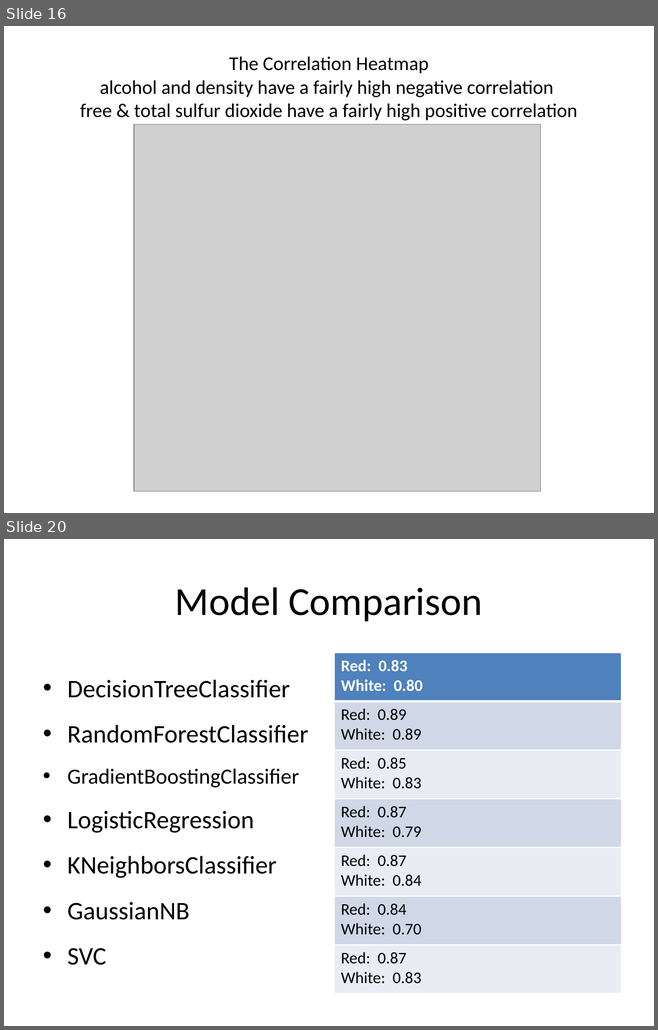
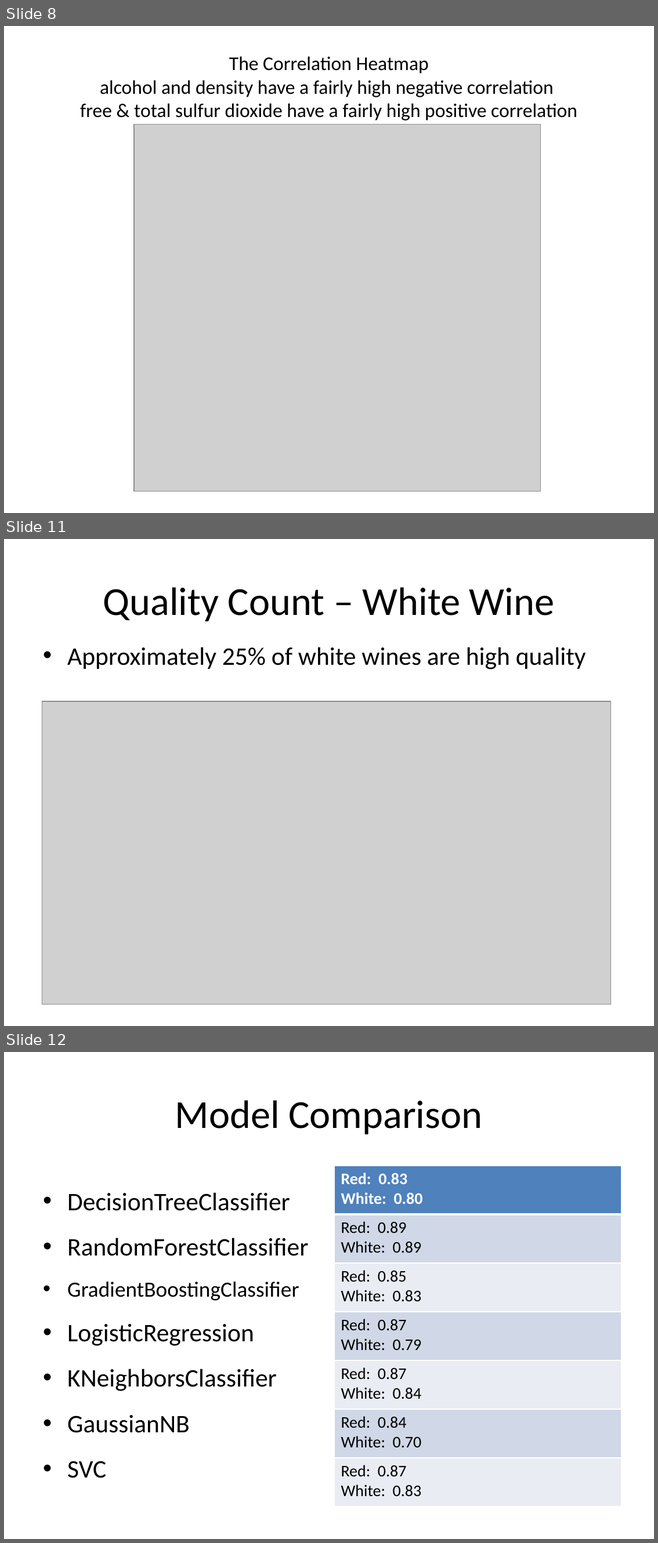
Before and after one commit to delwester/Springboard, a slide deck: Capstone2/Capstone2_FinalPres.pptx. Shown one above the other, each under a label of ours: slides 16 and 20 before the commit, slides 8, 11 and 12 after it; the slides between them are not shown. The pictures are 658x1030 and 658x1543 pixels, drawn with LibreOffice and Linux fonts; fonts in the diff are those of the drawing; grey boxes stand for pictures. Boxes give left, top, right and bottom in pixels: in the first picture for what was removed or moved away, otherwise in the second. Text is boxed around its words. In the diff, an @@ line names an element or a change of style, - is before the commit and + after.

```diff
--- a/Capstone2/Capstone2_FinalPres.pptx
+++ b/Capstone2/Capstone2_FinalPres.pptx
@@ slide 11 added at <box>4,539,654,1026</box>, background #FFFFFF @@
@@ title added at <box>103,587,554,621</box>, 44 pt, text #000000 @@
+Quality Count – White Wine
@@ text added at <box>67,647,586,669</box>, 28 pt, text #000000 @@
+• Approximately 25% of white wines are high quality
@@ picture added at <box>42,701,610,1005</box> @@
@@ what was slide 16 is now slide 8 @@
@@ what was slide 20 is now slide 12 @@
```
Also in this commit, not shown: 2 slides changed, 4 other slides added, 10 slides removed.
